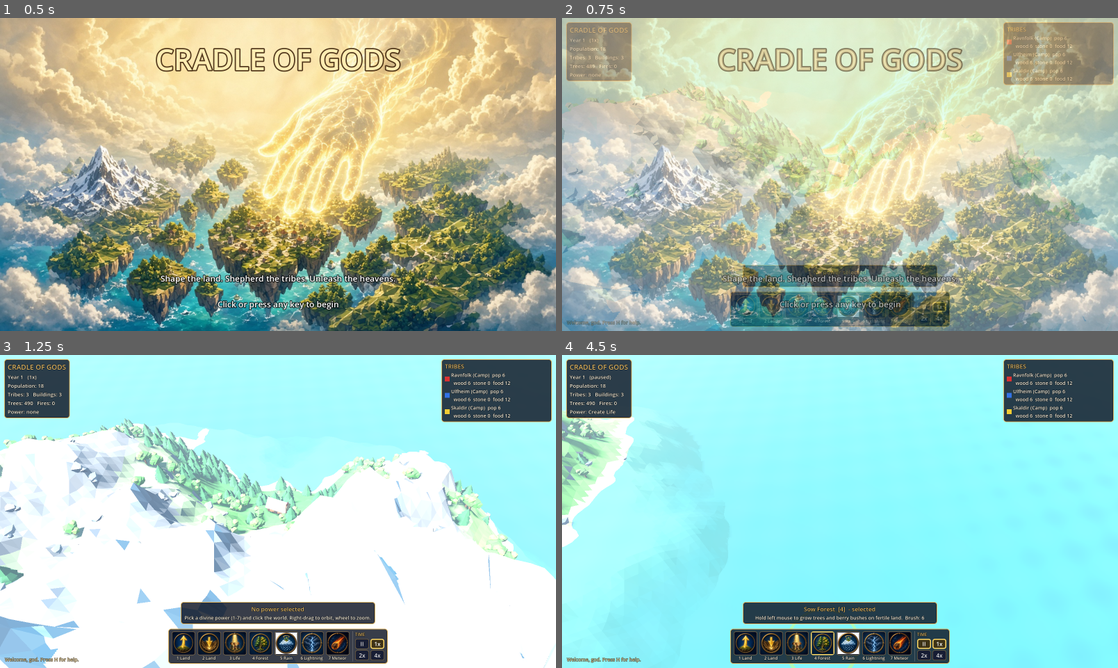
Above: before the commit, frames 1-4 (two rows, left to right).
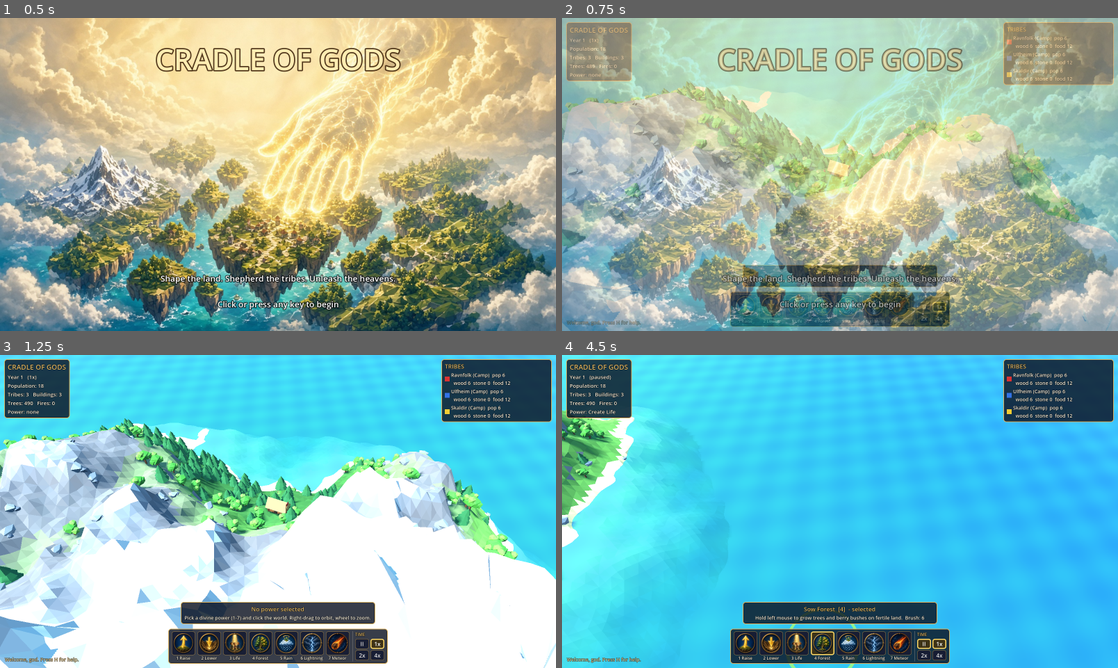
Above: after the commit, the same moments.

Repository: varneykirk55-collab/Cradle-of-gods
Game: Godot game, scene res://scenes/main.tscn
The game is run twice, just before and just after one commit, with the same random seed, the same clock (stepped at 60 frames per second) and the same inputs.
Inputs (mouse positions are in pixels of both pictures, inside the frame that each line leads up to):
- Up to frame 1 (0.5 s): no input
- Up to frame 2 (0.75 s): click (745, 305) at 0.52 s
- Up to frame 3 (1.25 s): no input
- Up to frame 4 (4.5 s): tap H at 1.25, 2 s; move the mouse to (962, 495) at 1.27 s; hold D 1.28-2 s; hold Shift 1.28-2 s; click (962, 495) at 1.42 s; tap Space at 1.52 s; drag from (728, 527) to (812, 574) at 2.02 s; click (773, 642) at 2.77 s; click (795, 642) at 3.52 s; click (823, 642) at 4.27 s

Frame 1 is identical in both runs. In frame 2, 38% of the frame differs, in the area x 0-100%, y 0-98%; in frame 3, 53%; in frame 4, 86%, in the area x 0-100%, y 0-100%.

Commit message:
Visual pass: sRGB vertex colours, no fog, round icons, better fire/smoke, meteor glow, thicker lightning

Diff:
--- a/scripts/fx.gd
+++ b/scripts/fx.gd
@@ -52,31 +52,36 @@
 	return p
 
 static func fire(parent: Node, pos: Vector3, size := 1.0) -> CPUParticles3D:
-	var p := _base(parent, pos, int(18 * size) + 6, 0.9, false)
-	p.mesh = _quad(0.9 * size, pmat(Color(1, 1, 1), true))
+	var p := _base(parent, pos, int(22 * size) + 8, 0.8, false)
+	p.mesh = _quad(1.0 * size, pmat(Color(1, 1, 1)))
 	p.emission_shape = CPUParticles3D.EMISSION_SHAPE_SPHERE
-	p.emission_sphere_radius = 0.5 * size
+	p.emission_sphere_radius = 0.45 * size
 	p.direction = Vector3.UP
-	p.spread = 20.0
-	p.gravity = Vector3(0, 2.5, 0)
+	p.spread = 18.0
+	p.gravity = Vector3(0, 3.0, 0)
 	p.initial_velocity_min = 0.8
 	p.initial_velocity_max = 2.0
-	p.scale_amount_min = 0.6
-	p.scale_amount_max = 1.3
-	p.color_ramp = _ramp([Color(1.0, 0.9, 0.4, 0.9), Color(1.0, 0.45, 0.1, 0.8), Color(0.3, 0.1, 0.05, 0.0)])
-	var smoke := _base(p, pos + Vector3(0, 1.2 * size, 0), int(6 * size) + 3, 2.5, false)
-	smoke.mesh = _quad(1.4 * size, pmat(Color(1, 1, 1)))
+	p.scale_amount_min = 0.7
+	p.scale_amount_max = 1.4
+	var curve := Curve.new()
+	curve.add_point(Vector2(0, 0.6))
+	curve.add_point(Vector2(0.3, 1.0))
+	curve.add_point(Vector2(1, 0.1))
+	p.scale_amount_curve = curve
+	p.color_ramp = _ramp([Color(1.0, 0.95, 0.55, 1.0), Color(1.0, 0.6, 0.1, 1.0), Color(0.9, 0.25, 0.05, 0.8), Color(0.3, 0.1, 0.05, 0.0)])
+	var smoke := _base(p, pos + Vector3(0, 1.3 * size, 0), int(5 * size) + 3, 2.2, false)
+	smoke.mesh = _quad(1.3 * size, pmat(Color(1, 1, 1)))
 	smoke.direction = Vector3.UP
 	smoke.spread = 15.0
 	smoke.gravity = Vector3(0.4, 1.2, 0)
 	smoke.initial_velocity_min = 0.5
 	smoke.initial_velocity_max = 1.2
-	smoke.color_ramp = _ramp([Color(0.25, 0.22, 0.2, 0.0), Color(0.25, 0.22, 0.2, 0.55), Color(0.4, 0.4, 0.4, 0.0)])
+	smoke.color_ramp = _ramp([Color(0.5, 0.47, 0.45, 0.0), Color(0.5, 0.47, 0.45, 0.35), Color(0.65, 0.65, 0.65, 0.0)])
 	return p
 
 static func explosion(parent: Node, pos: Vector3, size := 1.0) -> void:
-	var p := _base(parent, pos, int(60 * size), 1.4, true)
-	p.mesh = _quad(2.2 * size, pmat(Color(1, 1, 1), true))
+	var p := _base(parent, pos, int(70 * size), 1.6, true)
+	p.mesh = _quad(2.6 * size, pmat(Color(1, 1, 1)))
 	p.emission_shape = CPUParticles3D.EMISSION_SHAPE_SPHERE
 	p.emission_sphere_radius = 1.5 * size
 	p.direction = Vector3.UP
@@ -88,7 +93,7 @@
 	p.gravity = Vector3(0, 1.0, 0)
 	p.scale_amount_min = 0.8
 	p.scale_amount_max = 2.0
-	p.color_ramp = _ramp([Color(1, 0.95, 0.7, 1), Color(1, 0.55, 0.15, 0.9), Color(0.35, 0.15, 0.08, 0.6), Color(0.1, 0.1, 0.1, 0)])
+	p.color_ramp = _ramp([Color(1, 0.97, 0.75, 1), Color(1, 0.6, 0.1, 1), Color(0.85, 0.25, 0.05, 0.85), Color(0.2, 0.1, 0.08, 0)])
 	var s := _base(parent, pos + Vector3(0, 1.5, 0), int(30 * size), 4.0, true)
 	s.mesh = _quad(3.5 * size, pmat(Color(1, 1, 1)))
 	s.emission_shape = CPUParticles3D.EMISSION_SHAPE_SPHERE
@@ -100,7 +105,7 @@
 	s.damping_min = 1.0
 	s.damping_max = 2.0
 	s.gravity = Vector3(0, 0.8, 0)
-	s.color_ramp = _ramp([Color(0.3, 0.27, 0.25, 0.8), Color(0.35, 0.33, 0.32, 0.5), Color(0.5, 0.5, 0.5, 0)])
+	s.color_ramp = _ramp([Color(0.45, 0.4, 0.37, 0.75), Color(0.55, 0.52, 0.5, 0.45), Color(0.7, 0.7, 0.7, 0)])
 	debris(parent, pos, Color(0.35, 0.28, 0.22), int(26 * size), 9.0 * size)
 
 static func debris(parent: Node, pos: Vector3, color: Color, amount: int, speed: float) -> void:
@@ -168,12 +173,12 @@
 
 static func rain(parent: Node, extent: float) -> CPUParticles3D:
 	var p := CPUParticles3D.new()
-	p.amount = 260
+	p.amount = 420
 	p.lifetime = 0.9
 	parent.add_child(p)
 	var b := BoxMesh.new()
-	b.size = Vector3(0.05, 0.7, 0.05)
-	b.material = pmat(Color(0.7, 0.8, 1.0, 0.6), false, false)
+	b.size = Vector3(0.07, 0.9, 0.07)
+	b.material = pmat(Color(0.55, 0.7, 1.0, 0.85), false, false)
 	p.mesh = b
 	p.emission_shape = CPUParticles3D.EMISSION_SHAPE_BOX
 	p.emission_box_extents = Vector3(extent, 0.3, extent)
--- a/scripts/hud.gd
+++ b/scripts/hud.gd
@@ -116,7 +116,7 @@
 		b.mouse_entered.connect(_set_hover.bind(i))
 		b.mouse_exited.connect(_set_hover.bind(-1))
 		vb.add_child(b)
-		var l := _label("%s %s" % [d["key"], d["name"].split(" ")[-1]], 12)
+		var l := _label("%s %s" % [d["key"], d["short"]], 12)
 		l.horizontal_alignment = HORIZONTAL_ALIGNMENT_CENTER
 		vb.add_child(l)
 		power_buttons.append(b)
--- a/scripts/main.gd
+++ b/scripts/main.gd
@@ -67,10 +67,10 @@
 	env.background_mode = Environment.BG_SKY
 	env.sky = sky
 	env.ambient_light_source = Environment.AMBIENT_SOURCE_SKY
-	env.ambient_light_energy = 0.75
+	env.ambient_light_energy = 0.38
 	env.tonemap_mode = Environment.TONE_MAPPER_FILMIC
-	env.tonemap_exposure = 1.05
-	env.fog_enabled = true
+	env.tonemap_exposure = 0.95
+	env.fog_enabled = false
 	env.fog_light_color = Color(0.72, 0.8, 0.9)
 	env.fog_density = 0.0035
 	env.fog_sky_affect = 0.0
@@ -80,7 +80,7 @@
 	var sun := DirectionalLight3D.new()
 	sun.rotation_degrees = Vector3(-52, -35, 0)
 	sun.light_color = Color(1.0, 0.95, 0.86)
-	sun.light_energy = 1.25
+	sun.light_energy = 1.05
 	sun.shadow_enabled = true
 	sun.directional_shadow_max_distance = 180.0
 	sun.directional_shadow_mode = DirectionalLight3D.SHADOW_PARALLEL_2_SPLITS
--- a/scripts/powers.gd
+++ b/scripts/powers.gd
@@ -7,19 +7,19 @@
 signal flash(strength: float)
 
 const LIST := [
-	{"id": "raise", "name": "Raise Land", "key": "1", "icon": "res://assets/icons/raise.png", "color": Color(1.0, 0.85, 0.35),
+	{"id": "raise", "name": "Raise Land", "short": "Raise", "key": "1", "icon": "res://assets/icons/raise.png", "color": Color(1.0, 0.85, 0.35),
 		"desc": "Hold left mouse to lift the earth. Build hills, mountains and land bridges."},
-	{"id": "lower", "name": "Lower Land", "key": "2", "icon": "res://assets/icons/lower.png", "color": Color(0.9, 0.6, 0.3),
+	{"id": "lower", "name": "Lower Land", "short": "Lower", "key": "2", "icon": "res://assets/icons/lower.png", "color": Color(0.9, 0.6, 0.3),
 		"desc": "Hold left mouse to sink the earth. Carve valleys, lakes and seas (floods drown villages)."},
-	{"id": "villager", "name": "Create Life", "key": "3", "icon": "res://assets/icons/villager.png", "color": Color(1.0, 0.95, 0.6),
+	{"id": "villager", "name": "Create Life", "short": "Life", "key": "3", "icon": "res://assets/icons/villager.png", "color": Color(1.0, 0.95, 0.6),
 		"desc": "Click to create 3 villagers. Near a tribe they join it, far away they found a new tribe."},
-	{"id": "forest", "name": "Sow Forest", "key": "4", "icon": "res://assets/icons/forest.png", "color": Color(0.5, 1.0, 0.4),
+	{"id": "forest", "name": "Sow Forest", "short": "Forest", "key": "4", "icon": "res://assets/icons/forest.png", "color": Color(0.5, 1.0, 0.4),
 		"desc": "Hold left mouse to grow trees and berry bushes on fertile land."},
-	{"id": "rain", "name": "Blessed Rain", "key": "5", "icon": "res://assets/icons/rain.png", "color": Color(0.55, 0.8, 1.0),
+	{"id": "rain", "name": "Blessed Rain", "short": "Rain", "key": "5", "icon": "res://assets/icons/rain.png", "color": Color(0.55, 0.8, 1.0),
 		"desc": "Click to summon a rain cloud: fertile land, regrowth, fires extinguished, nearby tribes blessed with births."},
-	{"id": "lightning", "name": "Lightning", "key": "6", "icon": "res://assets/icons/lightning.png", "color": Color(0.7, 0.85, 1.0),
+	{"id": "lightning", "name": "Lightning", "short": "Lightning", "key": "6", "icon": "res://assets/icons/lightning.png", "color": Color(0.7, 0.85, 1.0),
 		"desc": "Click to smite: kills villagers and sets trees and buildings ablaze."},
-	{"id": "meteor", "name": "Meteor", "key": "7", "icon": "res://assets/icons/meteor.png", "color": Color(1.0, 0.45, 0.15),
+	{"id": "meteor", "name": "Meteor", "short": "Meteor", "key": "7", "icon": "res://assets/icons/meteor.png", "color": Color(1.0, 0.45, 0.15),
 		"desc": "Click to call down a meteor: a crater, a firestorm and utter destruction."},
 ]
 
@@ -158,12 +158,24 @@
 	m.emission_enabled = true
 	m.emission = Color(0.7, 0.85, 1.0)
 	var cyl := CylinderMesh.new()
-	cyl.top_radius = 0.09
-	cyl.bottom_radius = 0.09
+	cyl.top_radius = 0.16
+	cyl.bottom_radius = 0.16
 	cyl.height = 1.0
 	cyl.radial_segments = 5
 	cyl.rings = 1
 	cyl.material = m
+	var gm := StandardMaterial3D.new()
+	gm.shading_mode = BaseMaterial3D.SHADING_MODE_UNSHADED
+	gm.transparency = BaseMaterial3D.TRANSPARENCY_ALPHA
+	gm.blend_mode = BaseMaterial3D.BLEND_MODE_ADD
+	gm.albedo_color = Color(0.4, 0.55, 1.0, 0.45)
+	var glow_cyl := CylinderMesh.new()
+	glow_cyl.top_radius = 0.5
+	glow_cyl.bottom_radius = 0.5
+	glow_cyl.height = 1.0
+	glow_cyl.radial_segments = 8
+	glow_cyl.rings = 1
+	glow_cyl.material = gm
 	var pts: Array = []
 	var top := p + Vector3(randf_range(-3, 3), 38.0, randf_range(-3, 3))
 	for i in 11:
@@ -181,6 +193,9 @@
 		seg.global_position = (a + b) * 0.5
 		var d := b - a
 		seg.global_transform.basis = Basis(Quaternion(Vector3.UP, (-d).normalized())).scaled(Vector3(1, d.length(), 1))
+		var glow := MeshInstance3D.new()
+		glow.mesh = glow_cyl
+		seg.add_child(glow)
 	var light := OmniLight3D.new()
 	light.light_color = Color(0.75, 0.85, 1.0)
 	light.light_energy = 10.0
@@ -203,6 +218,12 @@
 func _meteor(p: Vector3) -> void:
 	var rock := MeshInstance3D.new()
 	rock.mesh = Assets.mesh("meteor")
+	var mm := StandardMaterial3D.new()
+	mm.albedo_color = Color(0.35, 0.12, 0.05)
+	mm.emission_enabled = true
+	mm.emission = Color(1.0, 0.42, 0.1)
+	mm.emission_energy_multiplier = 1.6
+	rock.material_override = mm
 	sim.add_child(rock)
 	var start := p + Vector3(-30, 55, -22)
 	rock.global_position = start
@@ -248,15 +269,15 @@
 func _rain(p: Vector3) -> void:
 	var cloud := Node3D.new()
 	sim.add_child(cloud)
-	cloud.global_position = p + Vector3(0, 16, 0)
+	cloud.global_position = p + Vector3(0, 13, 0)
 	var cm := StandardMaterial3D.new()
-	cm.albedo_color = Color(0.82, 0.85, 0.9, 0.92)
+	cm.albedo_color = Color(0.55, 0.6, 0.7, 0.8)
 	cm.transparency = BaseMaterial3D.TRANSPARENCY_ALPHA
 	cm.roughness = 1.0
 	for i in 9:
 		var s := SphereMesh.new()
-		s.radius = randf_range(2.5, 4.0)
-		s.height = s.radius * 1.3
+		s.radius = randf_range(2.2, 3.6)
+		s.height = s.radius * 1.1
 		s.radial_segments = 10
 		s.rings = 6
 		s.material = cm
--- a/scripts/terrain.gd
+++ b/scripts/terrain.gd
@@ -28,6 +28,7 @@
 
 func _ready() -> void:
 	mat.vertex_color_use_as_albedo = true
+	mat.vertex_color_is_srgb = true
 	mat.roughness = 0.95
 	mat.cull_mode = BaseMaterial3D.CULL_DISABLED
 	add_child(body)
@@ -150,14 +151,14 @@
 		Biome.ALPINE:
 			c = Color(0.44, 0.56, 0.32).lerp(Color(0.55, 0.55, 0.42), clampf((h - 8.0) / 4.0, 0.0, 1.0))
 		Biome.DRY:
-			c = Color(0.76, 0.72, 0.40).lerp(Color(0.52, 0.66, 0.30), m / 0.33)
+			c = Color(0.72, 0.68, 0.40).lerp(Color(0.50, 0.60, 0.30), m / 0.33)
 		Biome.GRASS:
-			c = Color(0.47, 0.70, 0.30).lerp(Color(0.36, 0.62, 0.26), (m - 0.33) / 0.27)
+			c = Color(0.46, 0.63, 0.29).lerp(Color(0.36, 0.56, 0.25), (m - 0.33) / 0.27)
 		_:
-			c = Color(0.27, 0.53, 0.23).lerp(Color(0.20, 0.44, 0.20), clampf((m - 0.6) / 0.4, 0.0, 1.0))
+			c = Color(0.27, 0.47, 0.22).lerp(Color(0.21, 0.40, 0.19), clampf((m - 0.6) / 0.4, 0.0, 1.0))
 	if b != Biome.DEEP and b != Biome.SHALLOW and b != Biome.SNOW:
 		if fert > 0.0:
-			c = c.lerp(Color(0.24, 0.66, 0.22), fert * 0.55)
+			c = c.lerp(Color(0.22, 0.58, 0.20), fert * 0.55)
 		elif fert < 0.0:
 			c = c.lerp(Color(0.16, 0.12, 0.10), -fert * 0.9)
 	return c * (0.93 + rnd * 0.12)
Binary file changed: assets/icons/forest.png
Binary file changed: assets/icons/lightning.png
Binary file changed: assets/icons/lower.png
Binary file changed: assets/icons/meteor.png
Binary file changed: assets/icons/rain.png
Binary file changed: assets/icons/raise.png
Binary file changed: assets/icons/villager.png
Binary file added: screenshots/01_title_splash.png
Not shown, added: screenshots/01_title_splash.png.import
Binary file added: screenshots/02_world_overview.png
Not shown, added: screenshots/02_world_overview.png.import
Binary file added: screenshots/03_village_closeup.png
(and 20 more such lines)
